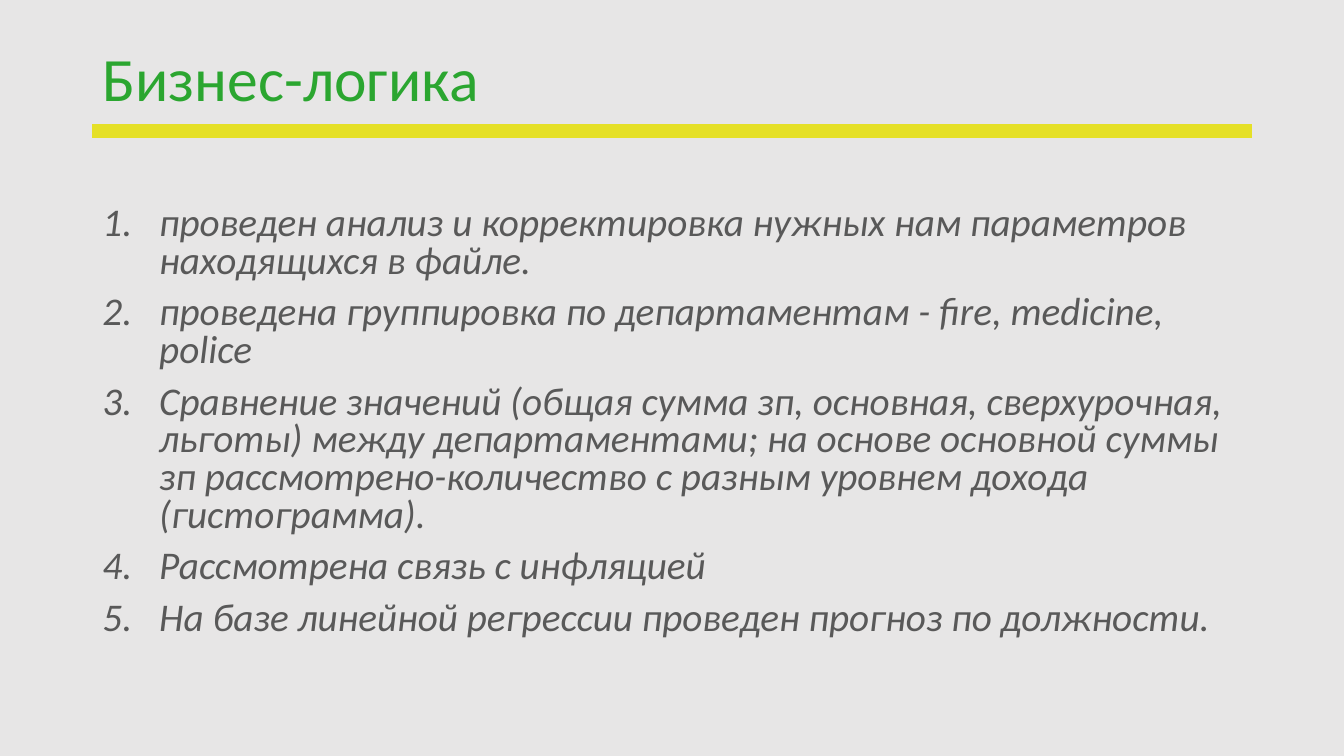
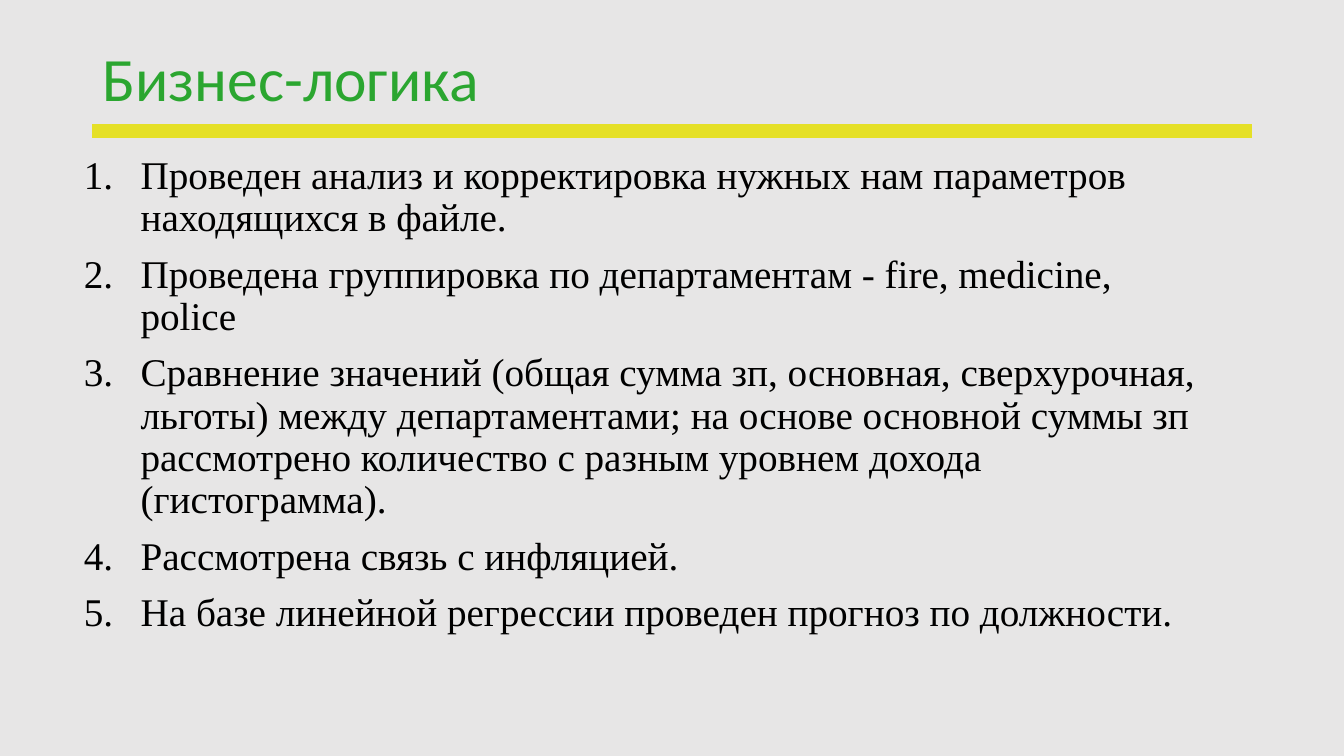
Before and after one commit to Tatiana-tsar/homework, a slide deck: slide 4 of ПЕРЕЗАПУСК_Data Analyst_Царегородцева Татьяна Владимировна.pptx. Drawn at 1344x756 pixels with LibreOffice and Linux fonts; fonts in the diff are those of the drawing; background and template pictures are left out. Boxes give left, top, right and bottom in pixels: in the first picture for what was removed or moved away, otherwise in the second. Text is boxed around its words. In the diff, an @@ line names an element or a change of style, - is before the commit and + after.

```diff
--- a/ПЕРЕЗАПУСК_Data Analyst_Царегородцева Татьяна Владимировна.pptx
+++ b/ПЕРЕЗАПУСК_Data Analyst_Царегородцева Татьяна Владимировна.pptx
@@ text "Проведен анализ и корректировка нужных ...": place and size @@
-text "Проведен анализ и корректировка нужных ..." at (159, 217, 1222, 638)
+text "Проведен анализ и корректировка нужных ..." at (141, 163, 1195, 634)
@@ text at (141, 163, 1195, 577): text changed; font Calibri to Times New Roman; text colour #595959 to #000000; italic off @@
-1. проведен анализ и корректировка нужных нам параметров находящихся в файле.
-2. проведена группировка по департаментам - fire, medicine, police
-3. Сравнение значений (общая сумма зп, основная, сверхурочная, льготы) между департаментами; на основе основной суммы зп рассмотрено-количество с разным уровнем дохода (гистограмма).
-4. Рассмотрена связь с инфляцией
+1. Проведен анализ и корректировка нужных нам параметров находящихся в файле.
+2. Проведена группировка по департаментам - fire, medicine, police
+3. Сравнение значений (общая сумма зп, основная, сверхурочная, льготы) между департаментами; на основе основной суммы зп рассмотрено количество с разным уровнем дохода (гистограмма).
+4. Рассмотрена связь с инфляцией.
@@ text at (141, 598, 1172, 634): font Calibri to Times New Roman, text colour #595959 to #000000, italic off in "На базе линейной регрессии проведен прогноз по ..."; line spacing 0.8 to 0.9 @@
```
Also in this commit, not shown: 5 other slides changed, 2 other files.
